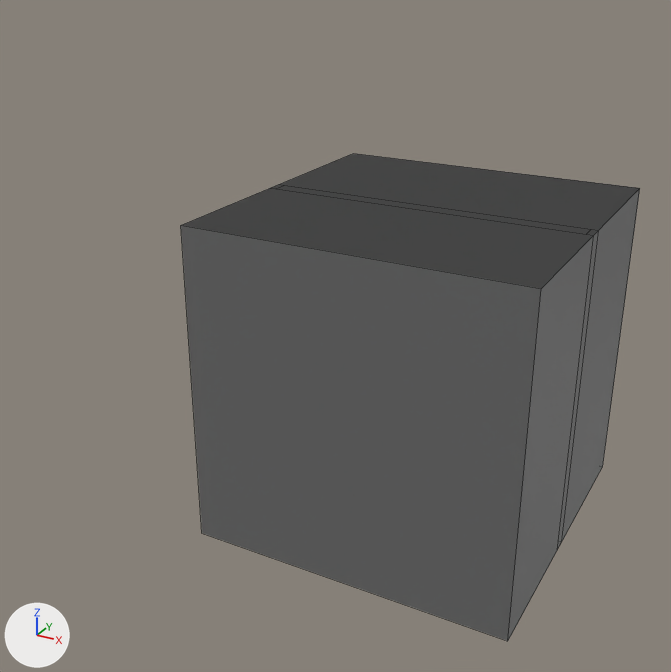
Two versions of the Blender file assets/blender/colony-modules.blend, one commit apart.
The view is the same before and after, from a camera (50 mm lens) standing at (1.03, -2.42, 1.24) and looking at (-0.12, -0.32, 0.19). Lighting does not change. The marker at lower left points along +X, +Y and +Z. The older version comes first. Mesh edges are drawn as thin lines.

In view in the first picture: 'door', 'window_frame'.
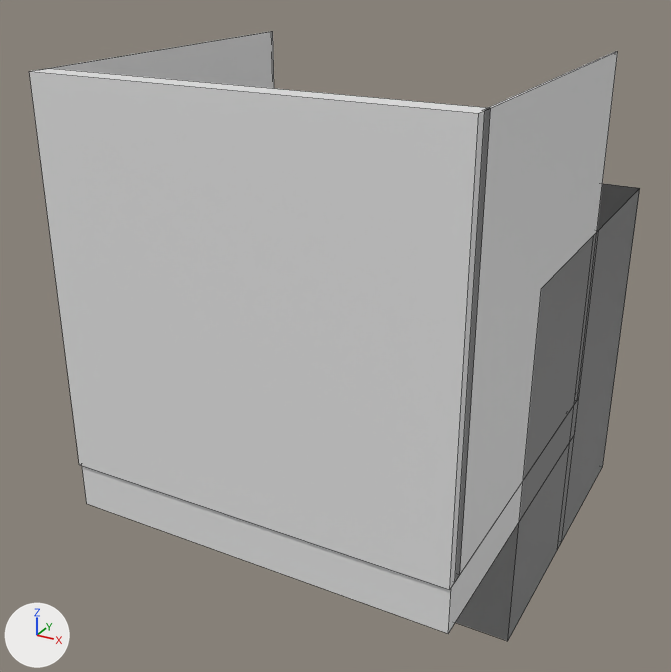
The change, as a diff of the scene's bpy script:
```diff
--- a/assets/blender/colony-modules.blend.py
+++ b/assets/blender/colony-modules.blend.py
@@ me_cube_029 @@
+me_cube_029.from_pydata(...)  # a box spanning x -0.5..0.5, y -0.96..0.0, z -0.12..0.0; a box spanning x -0.5..0.5, y -0.968..-0.912, z 0.0..0.96; a box spanning x -0.5..-0.495, y -0.94..-0.02, z 0.0..0.96; a box spanning x 0.495..0.5, y -0.94..-0.02, z 0.0..0.96
+me_cube_029.materials.append(mat_swcm_structure)  # white #e7e7e7
@@ ob_balcony @@
+ob_balcony = bpy.data.objects.new('balcony', me_cube_029)
+ob_balcony.location = (0.0, 0.0, 0.0)
```

Boxes (x1, y1, x2, y2) around the edits, measured in the pictures (671 x 672 px):
'balcony', added
    after: (29, 31, 618, 633)
'door', unchanged, covered by the edit
    before: (181, 153, 640, 641)
    after: (455, 184, 640, 641)
